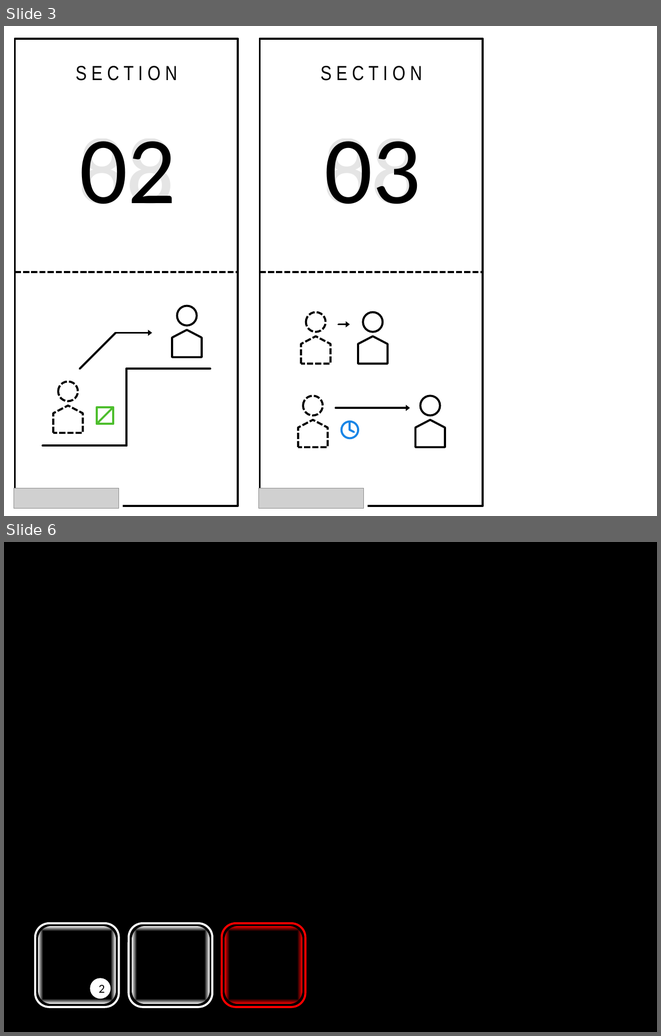
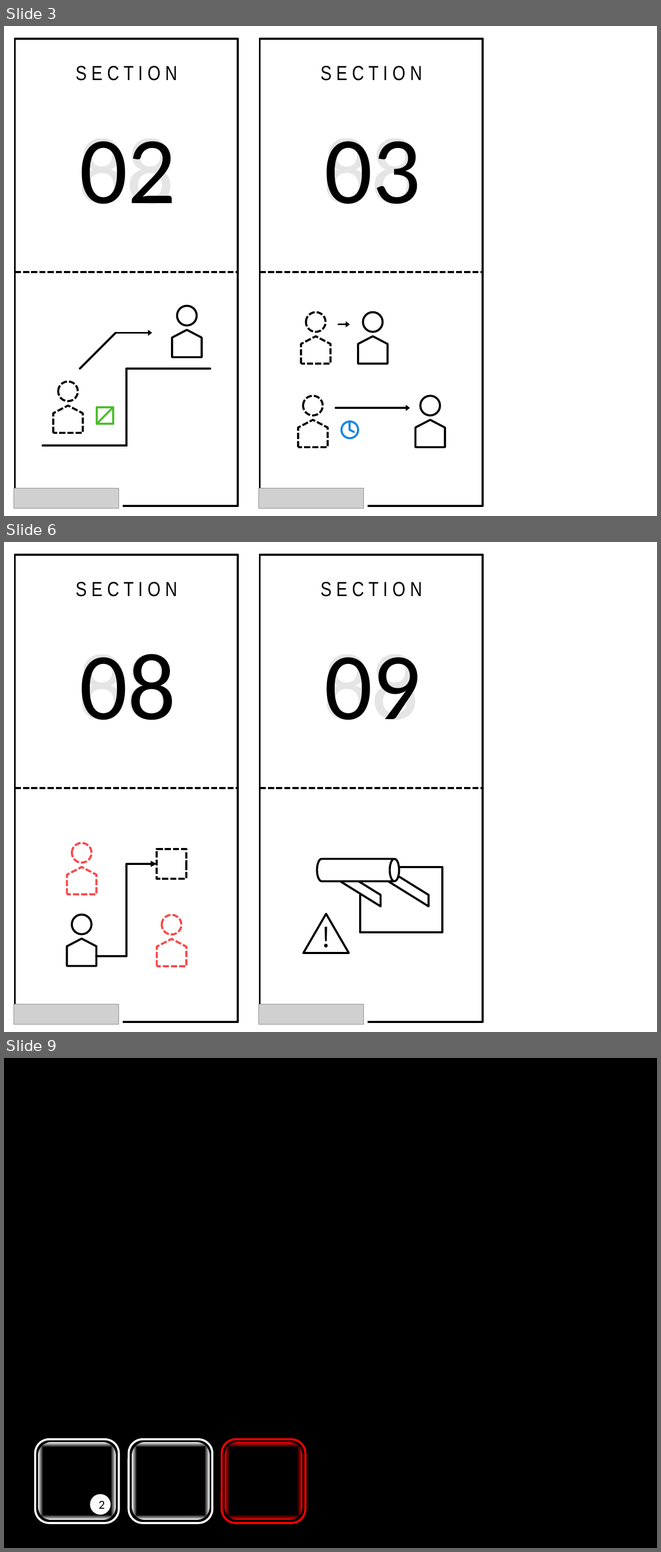
Before and after one commit to DevelopingEmpire/Chronospace_platformer, a slide deck: Assets/5_images/chronospace_logo.pptx. Shown one above the other, each under a label of ours: slides 3 and 6 before the commit, slides 3, 6 and 9 after it; the slides between them are not shown. The pictures are 661x1036 and 661x1552 pixels, drawn with LibreOffice and Linux fonts; fonts in the diff are those of the drawing; grey boxes stand for pictures. Boxes give left, top, right and bottom in pixels: in the first picture for what was removed or moved away, otherwise in the second. Text is boxed around its words. In the diff, an @@ line names an element or a change of style, - is before the commit and + after.

```diff
--- a/Assets/5_images/chronospace_logo.pptx
+++ b/Assets/5_images/chronospace_logo.pptx
@@ slide 6 added at (x1=4, y1=542, x2=657, y2=1032), background #FFFFFF @@
@@ rectangle added at (x1=15, y1=555, x2=238, y2=1022), outline #000000 3 pt @@
@@ rectangle added at (x1=249, y1=542, x2=494, y2=1032), fill #FFFFFF @@
@@ rectangle added at (x1=259, y1=555, x2=483, y2=1022), outline #000000 3 pt @@
@@ text added at (x1=76, y1=582, x2=177, y2=597), 30 pt, text #000000 @@
+S E C T I O N
@@ text added at (x1=320, y1=582, x2=422, y2=597), 30 pt, text #000000 @@
+S E C T I O N
@@ text added at (x1=78, y1=654, x2=175, y2=720), 140 pt, text #000000 at 10% opacity @@
+88
@@ text added at (x1=80, y1=654, x2=176, y2=720), 140 pt, text #000000 @@
+08
@@ text added at (x1=323, y1=657, x2=420, y2=720), 140 pt, text #000000 at 10% opacity @@
+88
@@ text added at (x1=325, y1=657, x2=421, y2=720), 140 pt, text #000000 @@
+09
@@ line added from (15, 788) to (238, 788), #000000 3 pt dashed @@
@@ line added from (259, 788) to (483, 788), #000000 3 pt dashed @@
@@ group added at (x1=67, y1=843, x2=186, y2=966): 3 ellipses, 3 pentagon arrows, 1 rectangle, 1 elbow arrow @@
@@ group added at (x1=303, y1=859, x2=442, y2=953): 2 parallelograms, 1 rectangle, 1 cylinder, 1 triangle @@
+!
@@ rectangle added at (x1=14, y1=1005, x2=122, y2=1023), fill #FFFFFF, outline #FFFFFF 1.5 pt @@
@@ picture added at (x1=14, y1=1004, x2=118, y2=1024) @@
@@ rectangle added at (x1=259, y1=1005, x2=367, y2=1023), fill #FFFFFF, outline #FFFFFF 1.5 pt @@
@@ picture added at (x1=259, y1=1004, x2=363, y2=1024) @@
@@ what was slide 6 is now slide 9 @@
```
Also in this commit, not shown: 2 slides changed, 2 other slides added, 21 other files.
